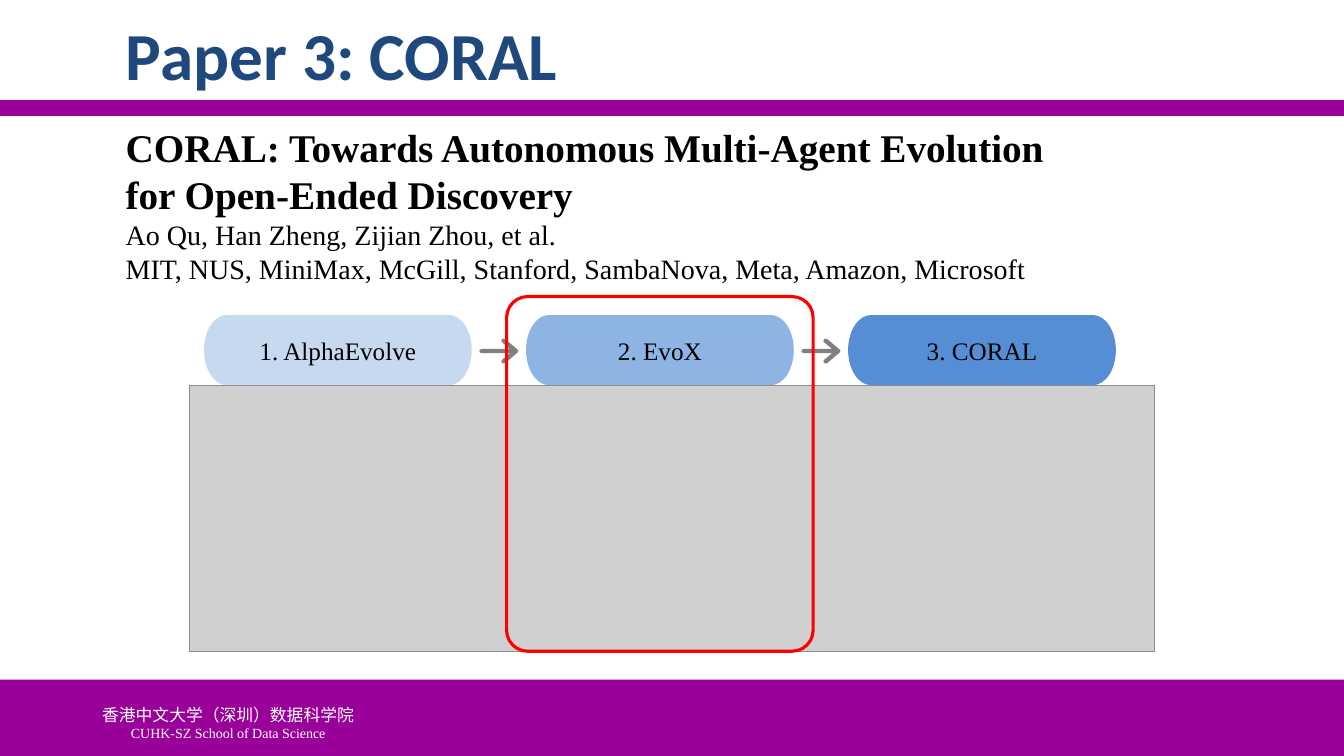
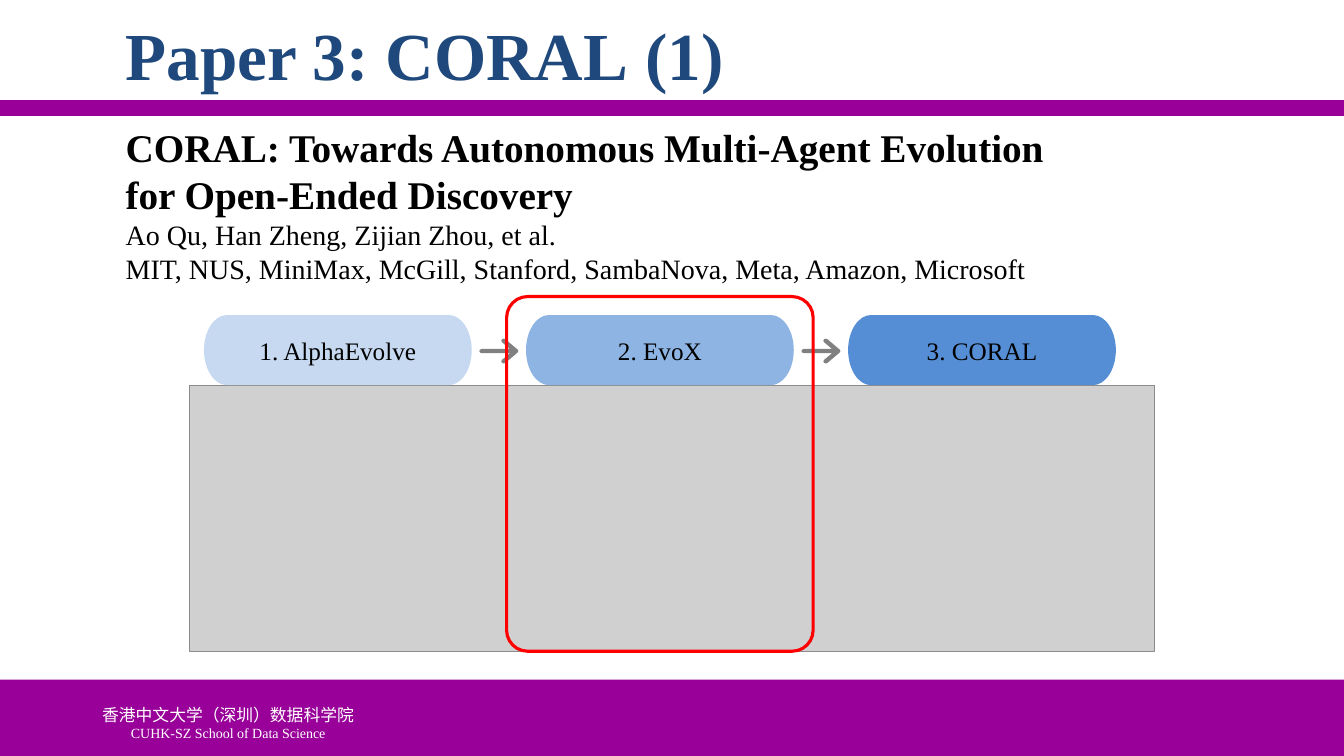
Before and after one commit to ychung1103/ychung1103.github.io, a slide deck: slide 17 of Slides/CSC6032/PPT/0421-刘效源-120040051.pptx. Drawn at 1344x756 pixels with LibreOffice and Linux fonts; fonts in the diff are those of the drawing; grey boxes stand for pictures; background and template pictures are left out. Boxes give left, top, right and bottom in pixels: in the first picture for what was removed or moved away, otherwise in the second. Text is boxed around its words. In the diff, an @@ line names an element or a change of style, - is before the commit and + after.

```diff
--- a/Slides/CSC6032/PPT/0421-刘效源-120040051.pptx
+++ b/Slides/CSC6032/PPT/0421-刘效源-120040051.pptx
@@ title at [126,33,723,93]: text changed; font Calibri to Times New Roman @@
-Paper 3: CORAL
+Paper 3: CORAL (1)
```
Also in this commit, not shown: 24 other slides changed, 2 other files.
